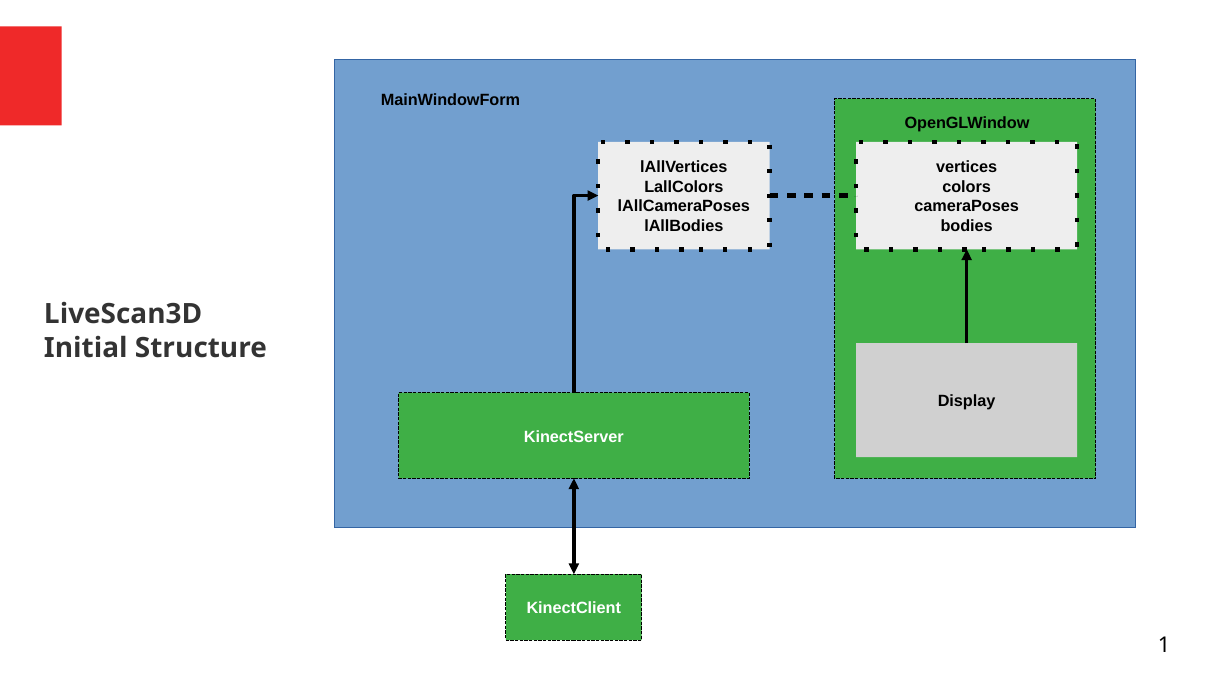
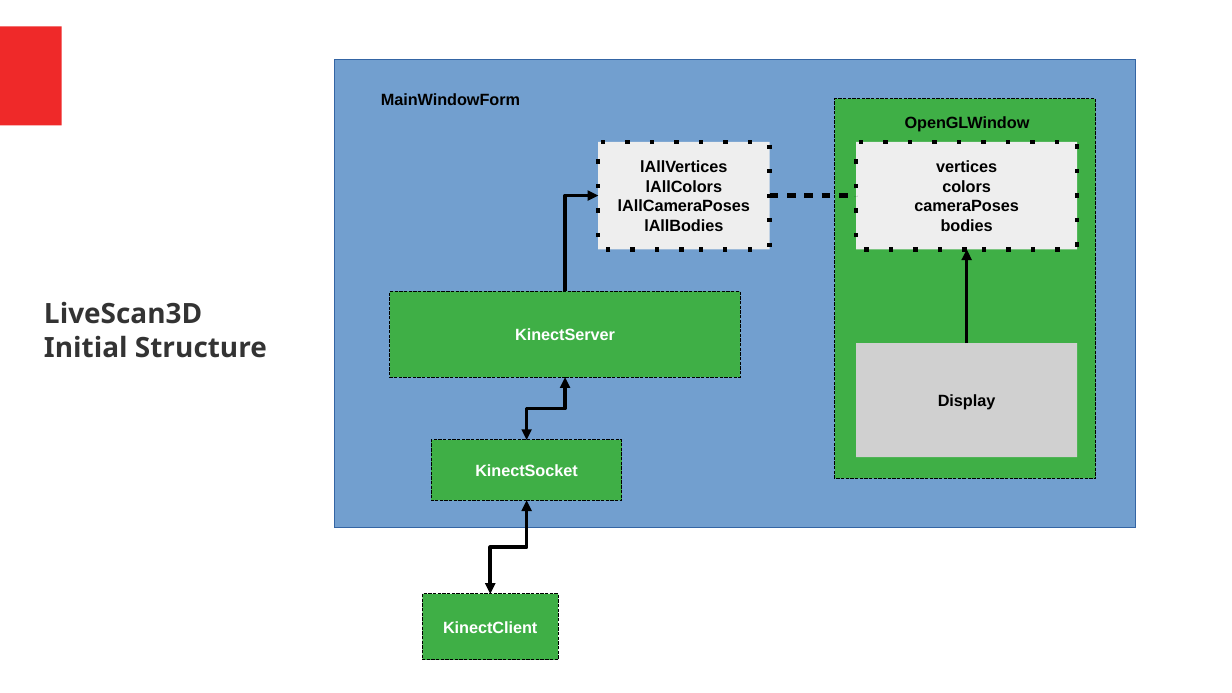
Before and after one commit to thelegend831/dissertation, a slide deck: slide 1 of DecemberCatchUp.odp. Drawn at 1232x693 pixels with LibreOffice and Linux fonts; fonts in the diff are those of the drawing; grey boxes stand for pictures. Boxes give left, top, right and bottom in pixels: in the first picture for what was removed or moved away, otherwise in the second. Text is boxed around its words. In the diff, an @@ line names an element or a change of style, - is before the commit and + after.

```diff
--- a/DecemberCatchUp.odp
+++ b/DecemberCatchUp.odp
@@ elbow arrow moved from (574, 392) - (598, 196) to (566, 292) - (598, 196) @@
@@ text in rectangle at (646,180,722,192): text changed @@
-LallColors
+lAllColors
@@ rectangle "KinectServer": place and size @@
-rectangle "KinectServer" at (399,392,750,478)
+rectangle "KinectServer" at (390,292,741,378)
@@ elbow double arrow added from (566, 378) to (527, 440), #000000 2.3 pt @@
@@ rectangle added at (432,440,623,501), fill #3FAF46, outline #000000 0 pt, 10.5 pt, text #FFFFFF, bold @@
+KinectSocket
@@ elbow double arrow moved from (575, 575) - (575, 478) to (527, 501) - (491, 595) @@
@@ rectangle "KinectClient": place and size @@
-rectangle "KinectClient" at (506,575,643,641)
+rectangle "KinectClient" at (423,594,559,660)
@@ page number removed at (1158,636,1170,652) @@
-1
```
Also in this commit, not shown: 15 other slides changed, 2 other files.
